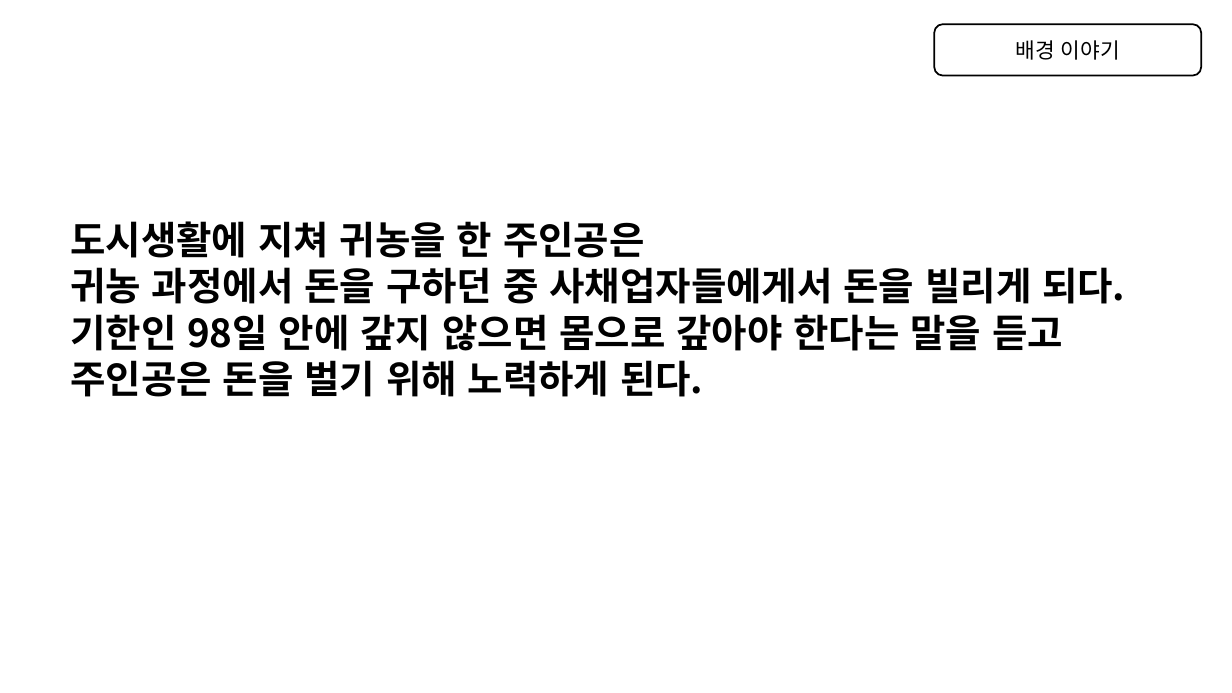
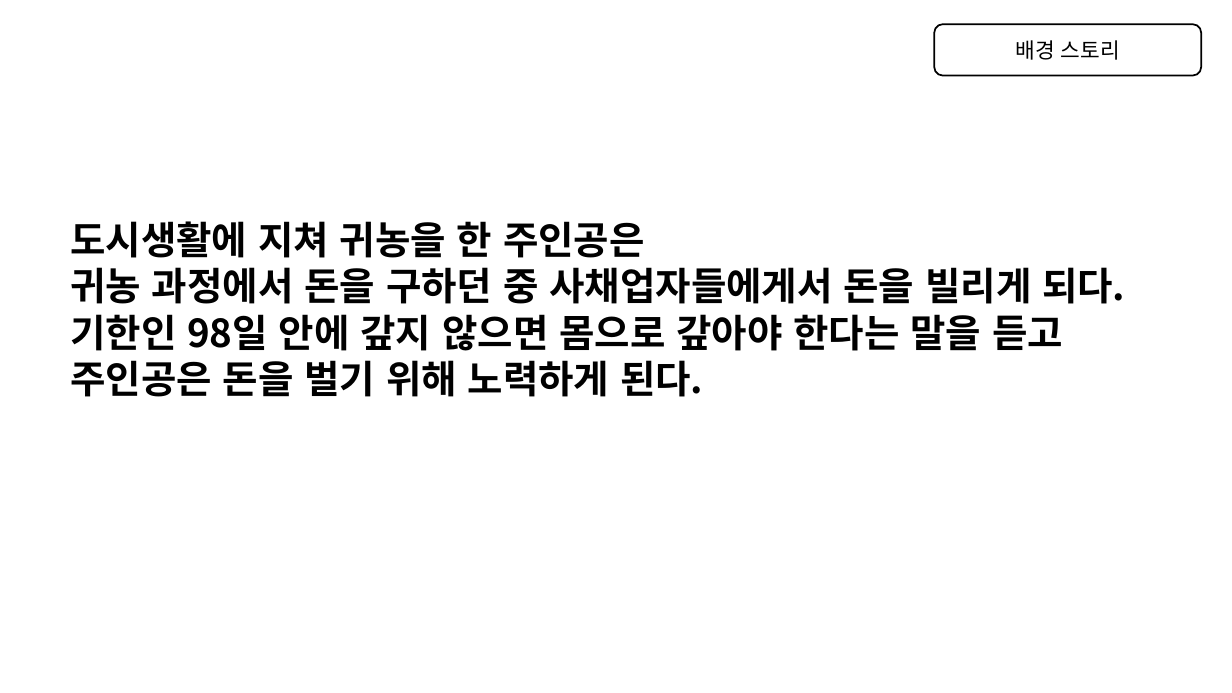
Before and after one commit to EsPUNCH/BlAck_Mesa, a slide deck: slide 7 of 산학분반1팀_블랙 메사.pptx. Drawn at 1232x693 pixels with LibreOffice and Linux fonts; fonts in the diff are those of the drawing. Boxes give left, top, right and bottom in pixels: in the first picture for what was removed or moved away, otherwise in the second. Text is boxed around its words. In the diff, an @@ line names an element or a change of style, - is before the commit and + after.

```diff
--- a/산학분반1팀_블랙 메사.pptx
+++ b/산학분반1팀_블랙 메사.pptx
@@ text in rounded rectangle at bbox=[1016, 40, 1120, 60]: text changed @@
-배경 이야기
+배경 스토리
```
Also in this commit, not shown: 1 other slide changed.
